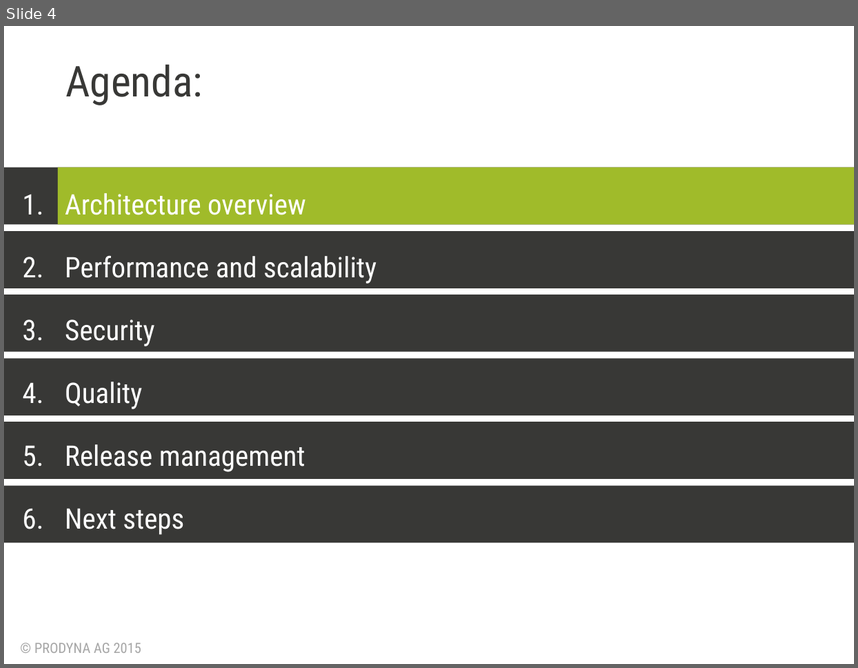
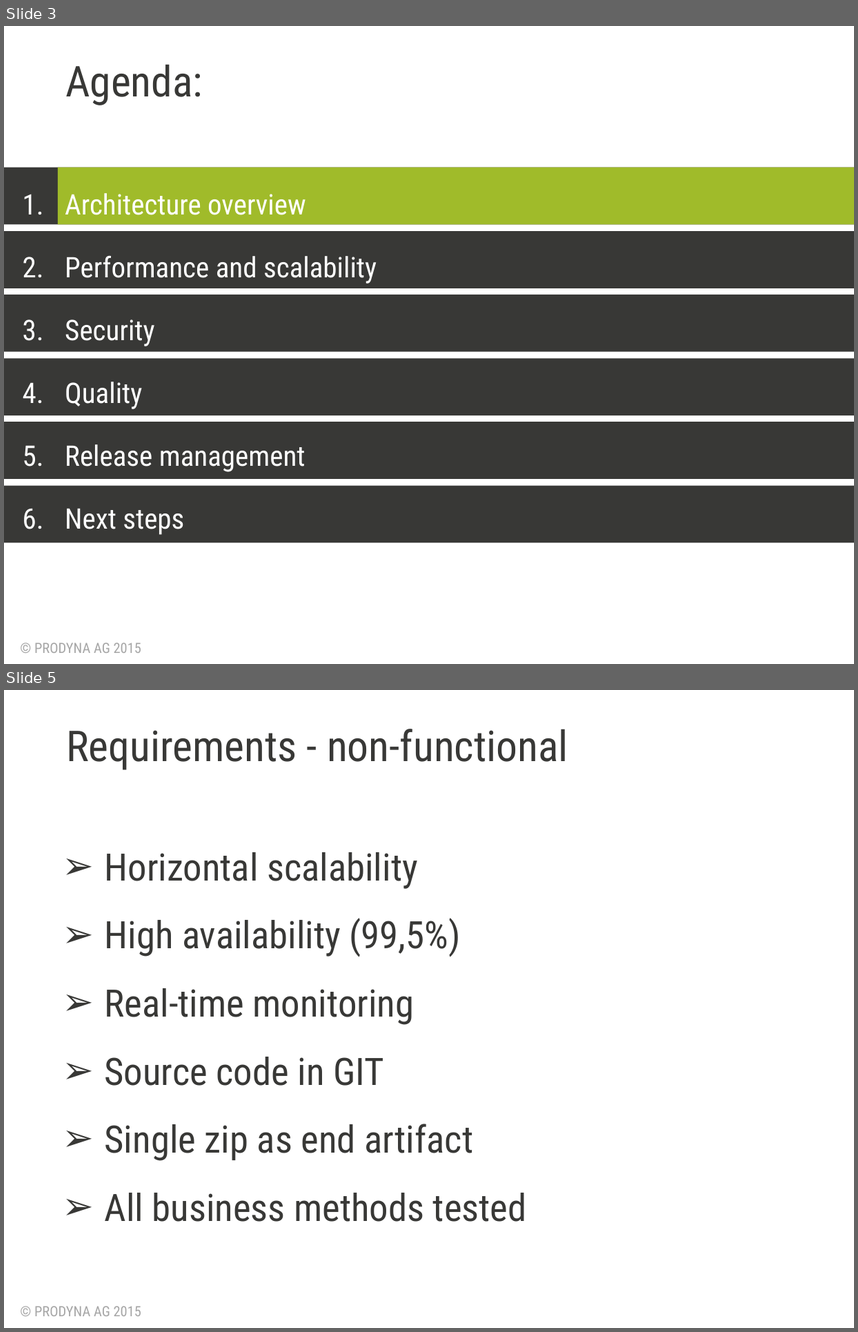
Before and after one commit to BGligorijevic/pac-slides, a slide deck: PAC-presentation.pptx. Shown one above the other, each under a label of ours: slide 4 before the commit, slides 3 and 5 after it; the slides between them are not shown. The pictures are 858x668 and 858x1332 pixels, drawn with LibreOffice and Linux fonts; fonts in the diff are those of the drawing; background and template pictures are left out. Boxes give left, top, right and bottom in pixels: in the first picture for what was removed or moved away, otherwise in the second. Text is boxed around its words. In the diff, an @@ line names an element or a change of style, - is before the commit and + after.

```diff
--- a/PAC-presentation.pptx
+++ b/PAC-presentation.pptx
@@ slide 5 added at [4,690,854,1328], background #FFFFFF; not listed: 1 template element that a slide beside it also shows @@
@@ title added at [66,729,568,770], 36 pt, text #383836 @@
+Requirements - non-functional
@@ subtitle added at [105,852,527,1221], 32 pt, text #383836 @@
+➢ Horizontal scalability
+➢ High availability (99,5%)
+➢ Real-time monitoring
+➢ Source code in GIT
+➢ Single zip as end artifact
+➢ All business methods tested
@@ what was slide 4 is now slide 3 @@
```
Also in this commit, not shown: 2 slides changed, 2 other slides added, 12 slides removed, 1 other file.
